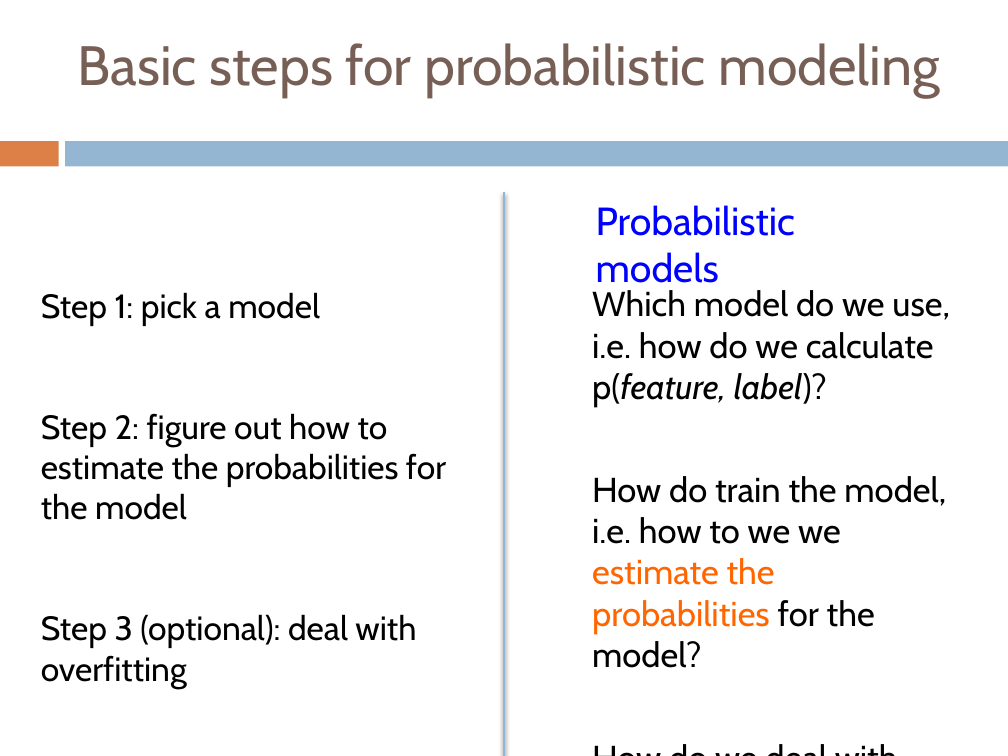
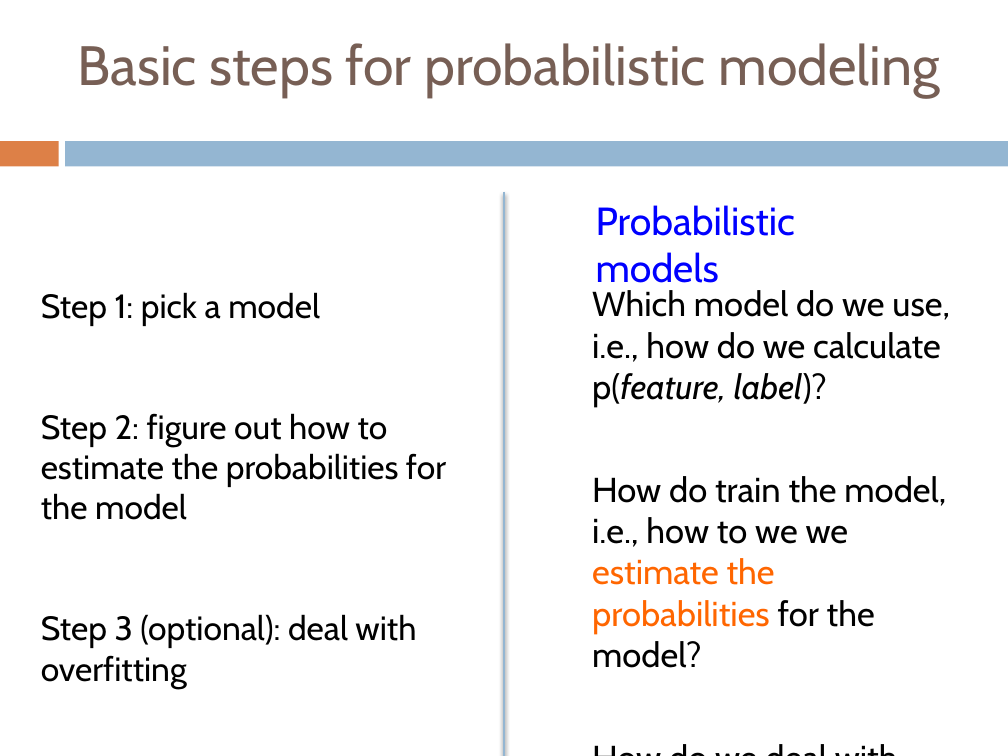
Before and after one commit to Collins-kariuk/Machine-Learning-CS158, a slide deck: slide 52 of Lectures/Lecture 13_Probability.pptx. Drawn at 1008x756 pixels with LibreOffice and Linux fonts; fonts in the diff are those of the drawing. Boxes give left, top, right and bottom in pixels: in the first picture for what was removed or moved away, otherwise in the second. Text is boxed around its words. In the diff, an @@ line names an element or a change of style, - is before the commit and + after.

```diff
--- a/Lectures/Lecture 13_Probability.pptx
+++ b/Lectures/Lecture 13_Probability.pptx
@@ text at box(592, 290, 950, 668): text changed @@
-Which model do we use, i.e. how do we calculate p(feature, label)?
-How do train the model, i.e. how to we we estimate the probabilities for the model?
+Which model do we use, i.e., how do we calculate p(feature, label)?
+How do train the model, i.e., how to we we estimate the probabilities for the model?
```
Also in this commit, not shown: 8 other slides changed.
